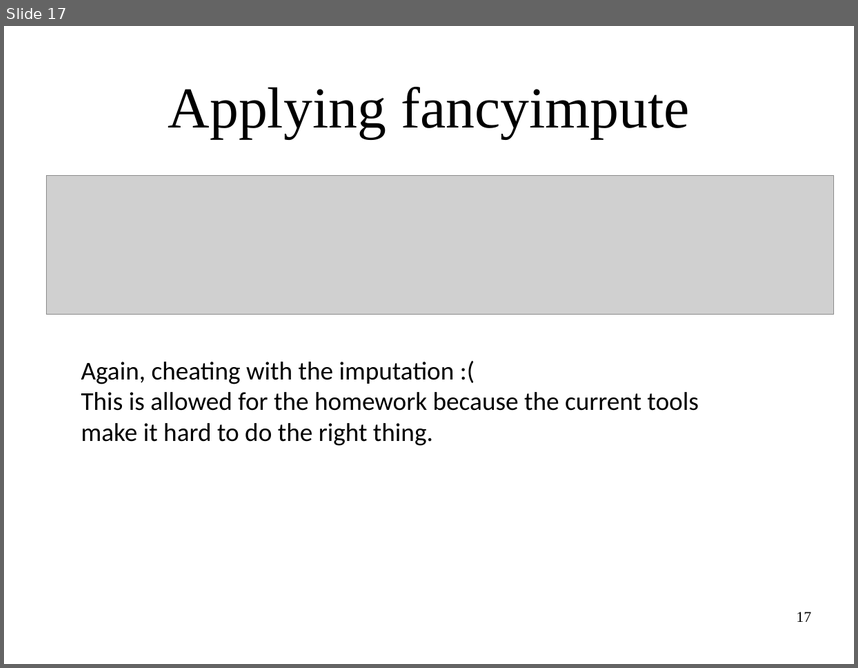
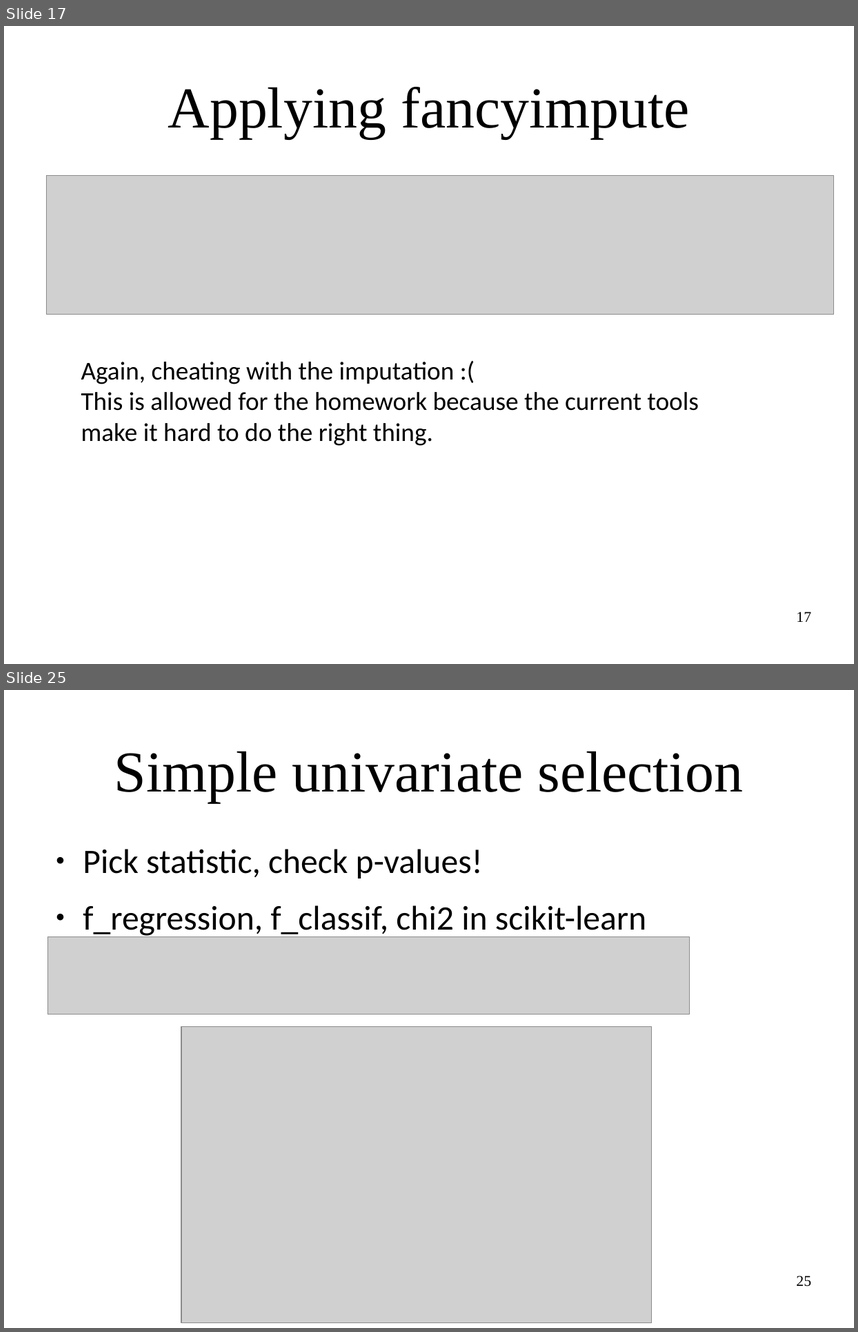
Before and after one commit to amueller/applied_ml_spring_2017, a slide deck: slides/aml-08-021317.odp. Shown one above the other, each under a label of ours: slide 17 before the commit, slides 17 and 25 after it; the slides between them are not shown. The pictures are 858x668 and 858x1332 pixels, drawn with LibreOffice and Linux fonts; fonts in the diff are those of the drawing; grey boxes stand for pictures. Boxes give left, top, right and bottom in pixels: in the first picture for what was removed or moved away, otherwise in the second. Text is boxed around its words. In the diff, an @@ line names an element or a change of style, - is before the commit and + after.

Commit message:
update slides and notebooks  for 08 - feature selection

```diff
--- a/slides/aml-08-021317.odp
+++ b/slides/aml-08-021317.odp
@@ slide 25 added at <box>4,690,854,1328</box>, background #FFFFFF @@
@@ title added at <box>114,751,743,802</box>, 54 pt, text #000000 @@
+Simple univariate selection
@@ text added at <box>83,849,646,938</box>, 32 pt, text #000000 @@
+● Pick statistic, check p-values!
+● f_regression, f_classif, chi2 in scikit-learn
@@ picture added at <box>48,937,691,1014</box> @@
@@ picture added at <box>181,1026,652,1323</box> @@
@@ page number added at <box>796,1275,811,1286</box>, 14 pt, text #000000 @@
+25
```
Also in this commit, not shown: 14 other slides added, 1 other file.
